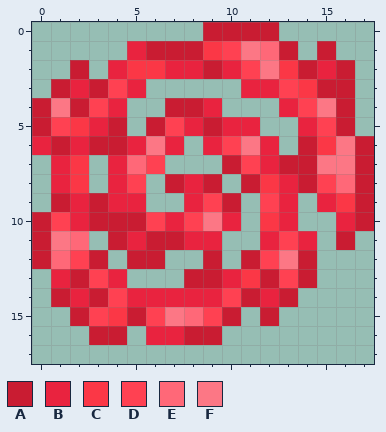
Pixel-art file, stored at external-assets/textures/Hypnotized.aseprite. Above is the file before it was changed.
18x18 pixels, 1 frame.
Palette (. is transparent): A #c91c32  B #e9233f  C #fb3746  D #ff4152  E #ff6878  F #fc7785
Once edited:
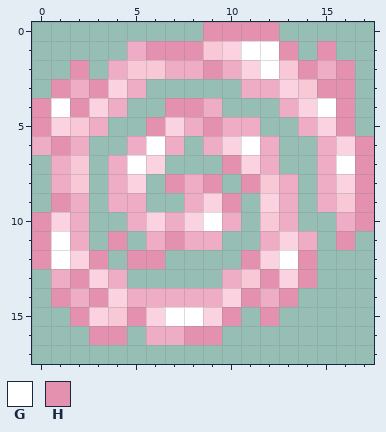
Colours new in this view: G #ffffff  H #e391af
What changed:
{"change": "layer \"Layer 3\" added"}
{"change": "layer \"Layer 2\" now hidden"}
{"colour":"B","old":"#e9233f","new":"#eeacc5"}
{"colour":"C","old":"#fb3746","new":"#f9c8d7"}
{"colour":"D","old":"#ff4152","new":"#fbd3e0"}
{"y":0,"x":9,"old":"AAAA","new":"HHHH"}
{"y":1,"x":6,"old":"AAA","new":"HHH"}
{"y":1,"x":11,"old":"FEA","new":"GGH"}
{"y":1,"x":15,"old":"A","new":"H"}
{"y":2,"x":2,"old":"A","new":"H"}
{"y":2,"x":9,"old":"A","new":"H"}
{"y":2,"x":12,"old":"F","new":"G"}
{"y":2,"x":14,"old":"A","new":"H"}
{"y":2,"x":16,"old":"A","new":"H"}
{"y":3,"x":1,"old":"A","new":"H"}
{"y":3,"x":3,"old":"A","new":"H"}
{"y":3,"x":15,"old":"AA","new":"HH"}
{"y":4,"x":0,"old":"AFA","new":"HGH"}
{"y":4,"x":7,"old":"AA","new":"HH"}
{"y":4,"x":15,"old":"FA","new":"GH"}
{"y":5,"x":0,"old":"A","new":"H"}
{"y":5,"x":4,"old":"A","new":"."}
{"y":5,"x":6,"old":"A","new":"H"}
{"y":5,"x":9,"old":"A","new":"H"}
{"y":5,"x":16,"old":"A","new":"H"}
{"y":6,"x":1,"old":"A","new":"H"}
{"y":6,"x":3,"old":"AA","new":".."}
{"y":6,"x":6,"old":"F","new":"G"}
{"y":6,"x":11,"old":"F","new":"G"}
{"y":6,"x":14,"old":"ACFA","new":".BDH"}
{"y":7,"x":5,"old":"E","new":"G"}
{"y":7,"x":10,"old":"A","new":"H"}
{"y":7,"x":13,"old":"AAFFA","new":"..BGH"}
{"y":8,"x":7,"old":"A","new":"H"}
{"y":8,"x":9,"old":"A","new":"H"}
{"y":8,"x":11,"old":"A","new":"H"}
{"y":8,"x":14,"old":"ADEA","new":".BDH"}
{"y":9,"x":1,"old":"A","new":"H"}
{"y":9,"x":3,"old":"A","new":"."}
{"y":9,"x":10,"old":"A","new":"H"}
{"y":9,"x":17,"old":"A","new":"H"}
{"y":10,"x":0,"old":"A","new":"H"}
{"y":10,"x":3,"old":"AAA","new":"..B"}
{"y":10,"x":9,"old":"F","new":"G"}
{"y":10,"x":17,"old":"A","new":"H"}
{"y":11,"x":0,"old":"AFE","new":"HGB"}
{"y":11,"x":4,"old":"ABAA","new":"H.BH"}
{"y":11,"x":16,"old":"A","new":"H"}
{"y":12,"x":0,"old":"AE","new":"HG"}
{"y":12,"x":3,"old":"A","new":"H"}
{"y":12,"x":5,"old":"AA","new":"HH"}
{"y":12,"x":9,"old":"A","new":"."}
{"y":12,"x":11,"old":"A","new":"H"}
{"y":12,"x":13,"old":"FA","new":"GH"}
{"y":13,"x":2,"old":"A","new":"H"}
{"y":13,"x":8,"old":"AA","new":".."}
{"y":13,"x":12,"old":"A","new":"H"}
{"y":13,"x":14,"old":"A","new":"H"}
{"y":14,"x":1,"old":"A","new":"H"}
{"y":14,"x":3,"old":"A","new":"H"}
{"y":14,"x":11,"old":"A","new":"H"}
{"y":14,"x":13,"old":"A","new":"H"}
{"y":15,"x":2,"old":"A","new":"H"}
{"y":15,"x":5,"old":"A","new":"H"}
{"y":15,"x":7,"old":"FE","new":"GG"}
{"y":15,"x":10,"old":"A","new":"H"}
{"y":15,"x":12,"old":"A","new":"H"}
{"y":16,"x":3,"old":"AA","new":"HH"}
{"y":16,"x":8,"old":"AA","new":"HH"}
{"label":"changed","picture_box":[32,22,374,345]}
